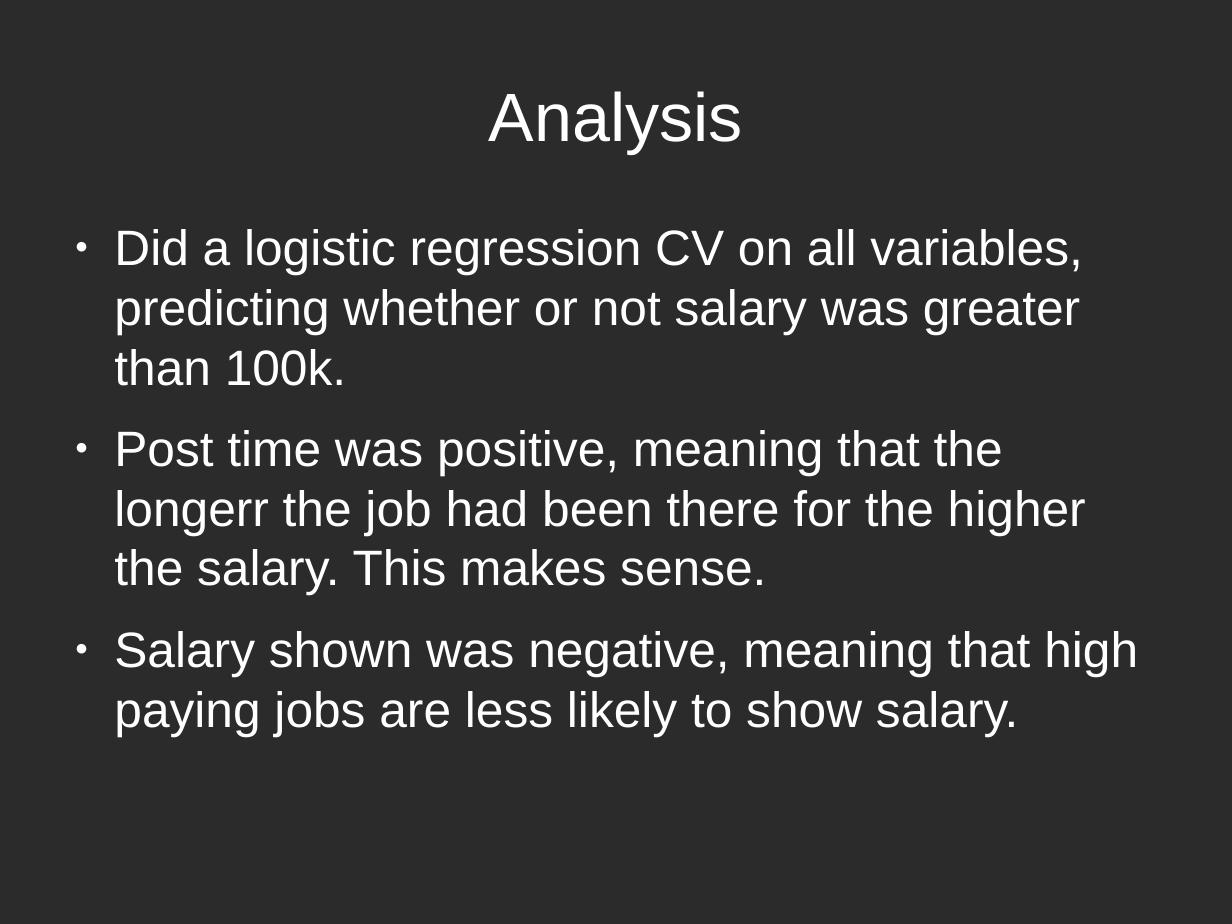
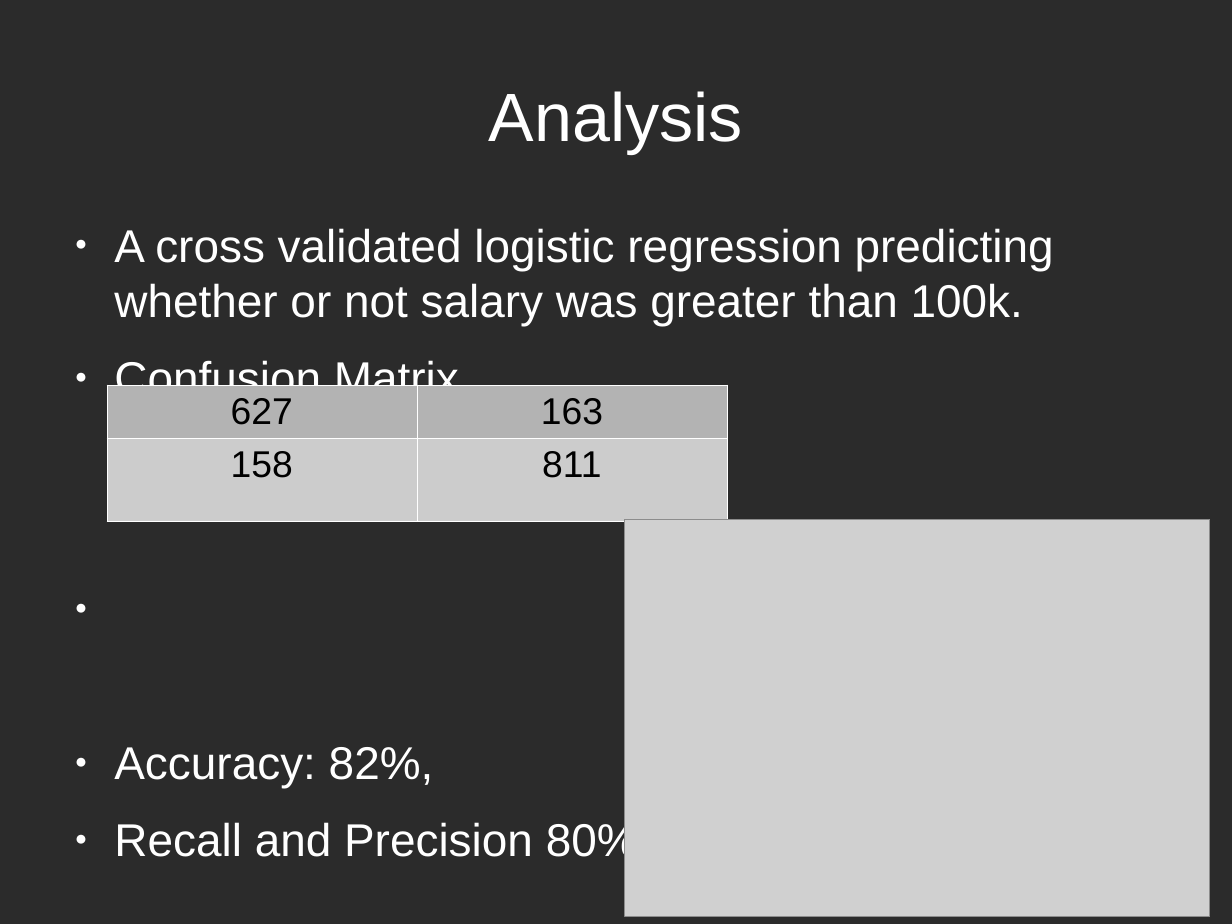
Before and after one commit to xnmp/Exercise-Book, a slide deck: slide 4 of Projects/Project 4/presentation.odp. Drawn at 1232x924 pixels with LibreOffice and Linux fonts; fonts in the diff are those of the drawing; grey boxes stand for pictures; background and template pictures are left out; a plain dark background stands for a picture behind light text. Boxes give left, top, right and bottom in pixels: in the first picture for what was removed or moved away, otherwise in the second. Text is boxed around its words. In the diff, an @@ line names an element or a change of style, - is before the commit and + after.

```diff
--- a/Projects/Project 4/presentation.odp
+++ b/Projects/Project 4/presentation.odp
@@ text at (114,228,1054,865): text changed; size 32 to 29.6 pt @@
-● Did a logistic regression CV on all variables, predicting whether or not salary was greater than 100k.
-● Post time was positive, meaning that the longerr the job had been there for the higher the salary. This makes sense.
-● Salary shown was negative, meaning that high paying jobs are less likely to show salary.
+● A cross validated logistic regression predicting whether or not salary was greater than 100k.
+● Confusion Matrix
+● Accuracy: 82%,
+● Recall and Precision 80%
@@ table added at (106,385,728,521), 2 rows, 2 columns @@
+627 | 163
+158 | 811
@@ picture added at (625,520,1211,918) @@
```
Also in this commit, not shown: 3 other slides changed, 51 other files.
